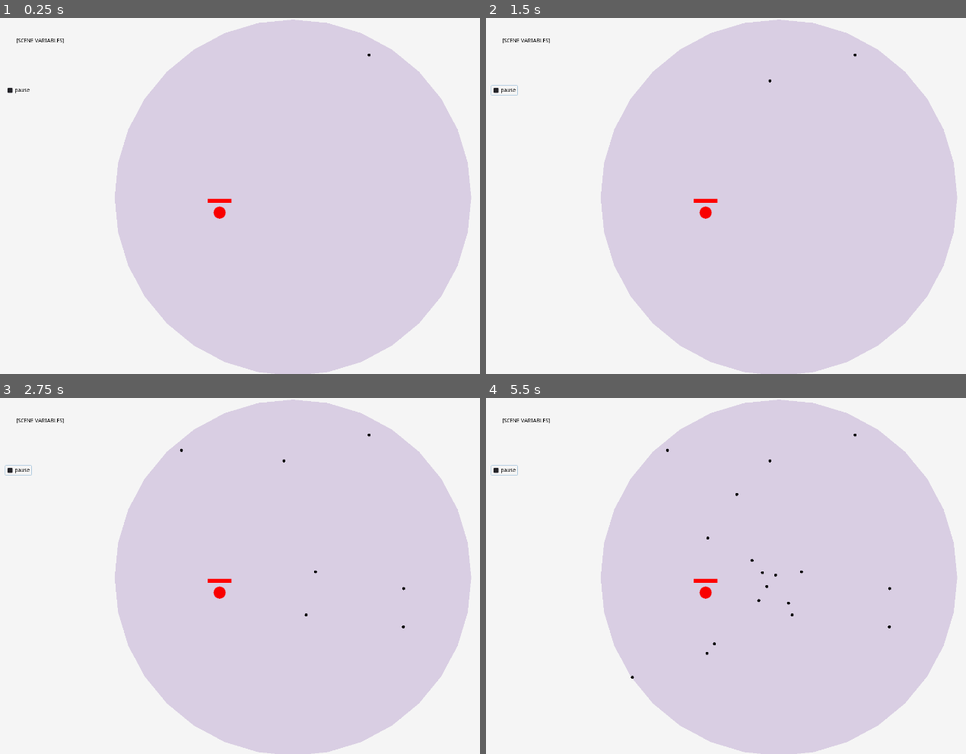
Above: before the commit, frames 1-4 (two rows, left to right).
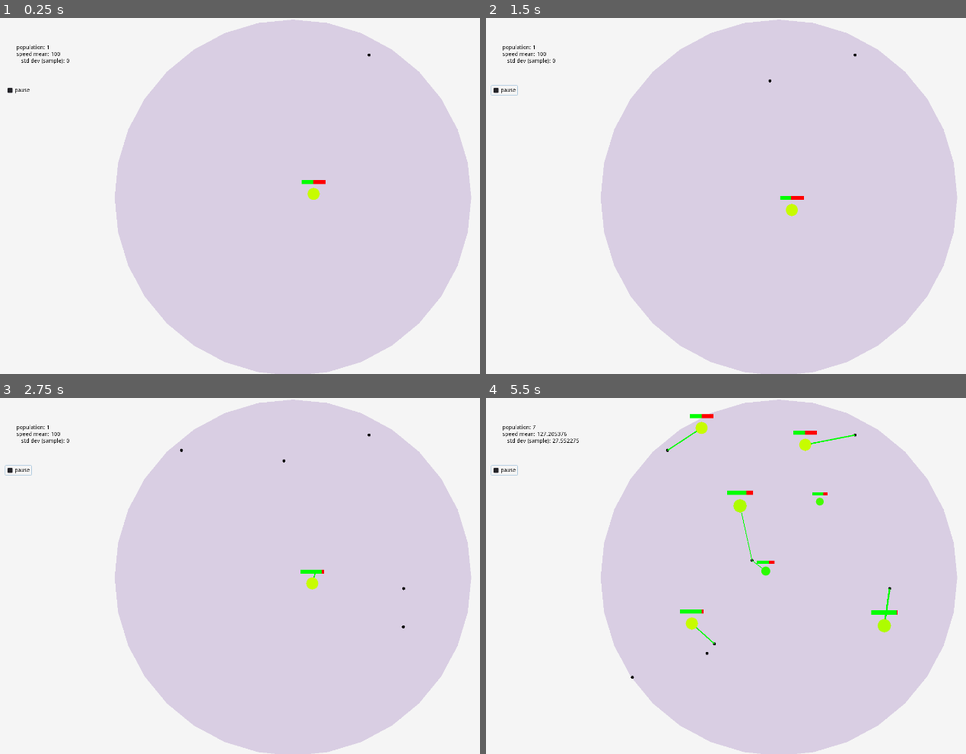
Above: after the commit, the same moments.

Repository: jthompson2023/evolution
Game: Godot game, scene res://scenes/Main.tscn
Same seed, same stepped clock (60 frames per second), same inputs: the game is played once before the commit and once after it.
Inputs:
- Up to frame 1 (0.25 s): no input
- Up to frame 2 (1.5 s): click "pause" at 0.5 s; tap Enter at 1.25 s
- Up to frame 3 (2.75 s): no input
- Up to frame 4 (5.5 s): no input

The runs differ from the first frame. In frame 1, 0.5% of the frame differs, in the area x 3-68%, y 5-57%; in frame 2, 0.5%; in frame 3, 0.5%; in frame 4, 1.5%, in the area x 3-86%, y 4-70%.
Error before the commit: Parse Error: Expected indented block after "for". (res://scripts/Cell.gd:96)

Commit message:
updates for predation

Diff:
--- a/scenes/Cell.tscn
+++ b/scenes/Cell.tscn
@@ -41,3 +41,5 @@
 custom_styles/bg = SubResource( 4 )
 max_value = 800.0
 percent_visible = false
+
+[connection signal="area_entered" from="." to="." method="_on_Cell_area_entered"]
--- a/scenes/Main.tscn
+++ b/scenes/Main.tscn
@@ -6,7 +6,6 @@
 
 [node name="Main" type="Node2D"]
 script = ExtResource( 3 )
-energy_drain = 13.0
 
 [node name="Camera2D" type="Camera2D" parent="."]
 position = Vector2( 767, 449 )
@@ -19,14 +18,7 @@
 [node name="Cells" type="Node2D" parent="."]
 
 [node name="Cell" parent="Cells" instance=ExtResource( 2 )]
-position = Vector2( 563, 491 )
-speed = null
-speed_mutation = null
-size = null
-size_mutation = null
-randomness = null
-reproduction_threshold = null
-energy = null
+position = Vector2( 820, 429 )
 
 [node name="Label" type="Label" parent="."]
 margin_left = 50.0
--- a/scenes/Sugar.tscn
+++ b/scenes/Sugar.tscn
@@ -21,5 +21,3 @@
 
 [node name="BodyCollider" type="CollisionShape2D" parent="."]
 shape = SubResource( 1 )
-
-[connection signal="area_entered" from="." to="." method="_on_Sugar_area_entered"]
--- a/scenes/TestDummy.tscn
+++ b/scenes/TestDummy.tscn
@@ -1,8 +1,10 @@
-[gd_scene load_steps=2 format=2]
+[gd_scene load_steps=3 format=2]
 
-[ext_resource path="res://scenes/Dummy.tscn" type="PackedScene" id=1]
+[ext_resource path="res://scenes/Cell.tscn" type="PackedScene" id=2]
+[ext_resource path="res://scripts/TestDummy.gd" type="Script" id=3]
 
 [node name="TestDummy" type="Node2D"]
+script = ExtResource( 3 )
 
 [node name="Camera2D" type="Camera2D" parent="."]
 position = Vector2( 767, 449 )
@@ -20,26 +22,19 @@
 wait_time = 300.0
 one_shot = true
 
-[node name="PredatorDummy" parent="." instance=ExtResource( 1 )]
-position = Vector2( 689, 437 )
-__meta__ = {
-"_edit_group_": true
-}
+[node name="Cell" parent="." instance=ExtResource( 2 )]
+position = Vector2( 685, 346 )
 
-[node name="PreyDummy" parent="." instance=ExtResource( 1 )]
-position = Vector2( 635, 404 )
-__meta__ = {
-"_edit_group_": true
-}
-do_nothing = false
+[node name="BigBoy" parent="." instance=ExtResource( 2 )]
+position = Vector2( 609, 443 )
+size = 2.0
+reproduction_threshold = 500.0
+energy = 250.0
 
-[node name="Sprite" parent="PreyDummy" index="1"]
-self_modulate = Color( 0.0313726, 1, 0, 1 )
-
-[node name="Dummy" parent="." instance=ExtResource( 1 )]
-position = Vector2( 739, 266 )
+[node name="BigBoy2" parent="." instance=ExtResource( 2 )]
+position = Vector2( 753, 272 )
+size = 2.0
+reproduction_threshold = 500.0
+energy = 250.0
 
 [connection signal="timeout" from="StopTimer" to="." method="_on_StopTimer_timeout"]
-
-[editable path="PredatorDummy"]
-[editable path="PreyDummy"]
--- a/scripts/Cell.gd
+++ b/scripts/Cell.gd
@@ -1,63 +1,89 @@
 extends Area2D
 
-# GENOTYPE
-export var speed := 100.0 # pixels per second.
-export var speed_mutation := 25.0 # std dev for mutating speed
-export var size := 1.0 # scale
-export var size_mutation := 0.25
+"""
+------ Cell.gd -------
 
-# NON-MUTATING TRAITS
-onready var rng := RandomNumberGenerator.new()
-export var randomness := 0.25 # how erratically the cell moves when it has no target.
-export var reproduction_threshold := 200.0 # how much energy before the cell splits
+All of the logic for an individual cell's life: moving, metabolizing, reproducing, and updating its
+energy levels appropriately.
 
-# CHANGING VARIABLES
-export var energy := 100.0 # kilopixels.
-var direction := Vector2.ZERO
-var target: Node2D
+----------------------
+"""
+
+# MUTABLE GENOTYPE: the traits that vary with reproduction.
+export var speed := 100.0 	# pixels per second.
+export var size := 1.0 		# scale
+
+
+# NON-MUTATING TRAITS: changeable in the engine, but are not changed by gameplay.
+onready var rng := RandomNumberGenerator.new()	# used for normal distributions for reproduction.
+export  var randomness := 0.25 					# how erratically the cell moves without a target.
+export  var reproduction_threshold := 200.0 	# how much energy before the cell splits
+export  var speed_mutation := 25.0 				# std dev for speed mutation during reproduction.
+export  var size_mutation := 0.25				# same deal for speed.
+
+
+# CHANGING VARIABLES: constantly change over the course of play.
+export var energy := 100.0 				# kilopixels.
+var direction     := Vector2.ZERO		# current direction of movement.
+var target:          Node2D				# target node, if moving towards one. Used for draw_line.
 
 
 func _ready():
-	$Sprite.self_modulate = Color.from_hsv(speed / 500, 1, 1)
-	$EnergyBar.max_value = reproduction_threshold
-	$EnergyBar.min_value = 0
-	rng.randomize()
+	$Sprite.self_modulate = Color.from_hsv(speed / 500, 1, 1)	# Cell color reflects speed trait.
+	scale = Vector2.ONE * size									# Cell scale reflects size trait.
+
+	$EnergyBar.max_value = reproduction_threshold				# Energy bar range set to
+	$EnergyBar.min_value = 0									#   [0, reproduction_threshold.]
+
+	rng.randomize()												# setup RNG.
+
 
 func _process(delta):
-	if size != scale.x or size != scale.y:
-		scale = Vector2.ONE * size
-
-	if energy <= 0:
+	if energy <= 0:							# Die if you have no energy.
 		queue_free()
 		return
 
-	if energy >= reproduction_threshold:
+	if energy >= reproduction_threshold:	# Reproduce if you have enough energy.
 		reproduce(delta)
 
-	direction = pick_target_and_direction(get_sensed())
+	move(delta)								# Move.
+	expend_energy(delta)					# Burn energy required for above tasks.
+	update()								# Update canvas drawings (for draw_line).
 
-	translate(direction * speed * delta)
-	energy -= pow(speed, 2) * pow(size, 2) * delta / 1000 # energy cost of MOVEMENT
 
-	$EnergyBar.value = energy
-	update()
+func expend_energy(delta):
+	energy -= pow(speed, 2) * pow(size, 2) * delta / 1000		# Custom energy equation, drawn from
+	$EnergyBar.value = energy									#  Primer's work.
+
+
+func move(delta):
+	direction = pick_target_and_direction(get_sensed())			# Choose a direction…
+	translate(direction * speed * delta)						# …and move towards it.
+
 
 func reproduce(delta):
-	energy /= 2
-	var offspring = duplicate()
+	energy /= 2								# Split energy between self and new cell.
+	var offspring = duplicate()				# Make offspring…
 	get_parent().add_child(offspring)
 	offspring.rng.randomize()
-	offspring.speed = max(0, rng.randfn(speed, speed_mutation)) # Ensures no negative speed
-	translate(direction * speed * delta * 100)
+	offspring.speed = max(0, rng.randfn(speed, speed_mutation))		# …and mutate its traits with
+	offspring.size = max(0.01, rng.randfn(size, size_mutation))		# a normal distribution.
 
+	translate(direction * speed * delta * 100) 						# Launch forward.
+
+# Given a list of sensed objects, pick where to go.
 func pick_target_and_direction(sensed: Dictionary) -> Vector2:
 	var output := Vector2.ZERO
 	var sugars := []
 	var prey := []
 	var predators := []
 
+	# Remove irrelevant objects.
+	if sensed.has("untagged"):
+		sensed.erase("untagged")
+
 	# If nothing sensed, return a pseudorandom direction.
-	if sensed == null:
+	if not sensed:
 		target = null
 		output = (direction + rand_vec() * randomness).normalized()
 		return output
@@ -65,11 +91,9 @@
 	# Sort cells into possible predators & prey.
 	if sensed.has("cell"):
 		for cell in sensed["cell"]:
-			if cell == self:
-				continue
-			if cell.size >= size * 1.25:
+			if cell.size / size >= 1.25: # If the other cell is 25% larger, it's a predator.
 				predators.append(cell)
-			elif cell.size * 1.25 <= size:
+			elif size / cell.size >= 1.25: # If it's 25% smaller, it's potential prey.
 				prey.append(cell)
 
 	# Collect sugars for decision-making.
@@ -81,34 +105,48 @@
 		target = null
 		for predator in predators:
 			var escape_vec: Vector2 = position - predator.position
-			escape_vec *= 1 / escape_vec.length()
+			escape_vec = escape_vec.normalized() * (1 / escape_vec.length())
 			output += escape_vec
 		output = output.normalized()
 		return output
 
-	# Otherwise, hunt the food that will give the greatest net energy boost.
+	# Collect possible food sources
 	var food: Array = sugars + prey
-	var closest_target: Node2D
+
+	# If there's nothing edible, just go random
+	if food.size() == 0:
+		target = null
+		output = (direction + rand_vec() * randomness).normalized()
+		return output
+
+	# Otherwise, get the one that will provide the most net energy
+	var closest_target: Node2D = food[0]
+	var closest_target_distance: float = global_position.distance_squared_to(closest_target.global_position)
+	var cost_per_distance := speed * pow(size, 2) / 1000 # Simplifying energy equation
 
 	for item in food:
+		var item_distance: float = global_position.distance_squared_to(item.global_position)
+		if (item.energy - cost_per_distance * item_distance) > (closest_target.energy - cost_per_distance * closest_target_distance):
+			closest_target = item
+			closest_target_distance = item_distance
 
 
-	"""if sensed != null and sensed.has("sugar"):
-		target = closest_node(sensed["sugar"])
-		output = (target.global_position - position).normalized()
-	else:
-		target = null
-		output = (direction + rand_vec() * randomness).normalized()"""
+	target = closest_target
+	output = global_position.direction_to(closest_target.global_position)
 
 	return output
 
+
 func _draw():
 	if target != null:
-		draw_line(Vector2.ZERO, target.global_position - position, Color.green, 3)
+		draw_line(Vector2.ZERO, (target.global_position - position) / scale, Color.green, 3 / size)
+
 
 func get_sensed() -> Dictionary:
 	var output = {}
 	for sensed in $SenseArea.get_overlapping_areas():
+		if sensed == self: # Do not include self
+			continue
 		if sensed.get_groups().size() == 0:
 			if output.has("untagged"):
 				output["untagged"].append(sensed)
@@ -123,12 +161,18 @@
 
 	return output
 
+
 func rand_vec() -> Vector2:
 	return Vector2(randf() * 2 - 1, randf() * 2 - 1).normalized()
 
-func closest_node(nodes: Array) -> Node2D:
-	var closest: Node2D = nodes[0]
-	for node in nodes:
-		if position.distance_squared_to(closest.position) > position.distance_squared_to(node.position):
-			closest = node
-	return closest
+
+# Eat things!
+func _on_Cell_area_entered(area: Area2D):
+	# Things are edible if they're either:
+	# 	1. sugars
+	#	2. cells that are at least 25% smaller than you
+	# If at least one of those conditions is met, destroy it and gain its energy.
+
+	if (area.get_groups().has("sugar")) or (area.get_groups().has("cell") and size / area.size >= 1.25):
+		energy += area.energy
+		area.queue_free()
--- a/scripts/Main.gd
+++ b/scripts/Main.gd
@@ -68,13 +68,12 @@
 		file_out.close()
 
 
-
 func _on_StopTimer_timeout():
 	print("stopping now")
 	queue_free()
 
 
-func _on_Pause_toggled(button_pressed):
+func _on_Pause_toggled(_button_pressed):
 	if $Pause.pressed == true:
 		print("pause")
 		get_tree().paused = true
--- a/scripts/Sugar.gd
+++ b/scripts/Sugar.gd
@@ -1,8 +1,3 @@
 extends Area2D
 
 export var energy := 100.0 # In kilopixels.
-
-func _on_Sugar_area_entered(area: Area2D):
-	if "cell" in area.get_groups():
-		area.energy += energy
-		queue_free()
--- /dev/null
+++ b/scripts/TestDummy.gd
@@ -0,0 +1,5 @@
+extends Node2D
+
+
+func _ready():
+	pass
